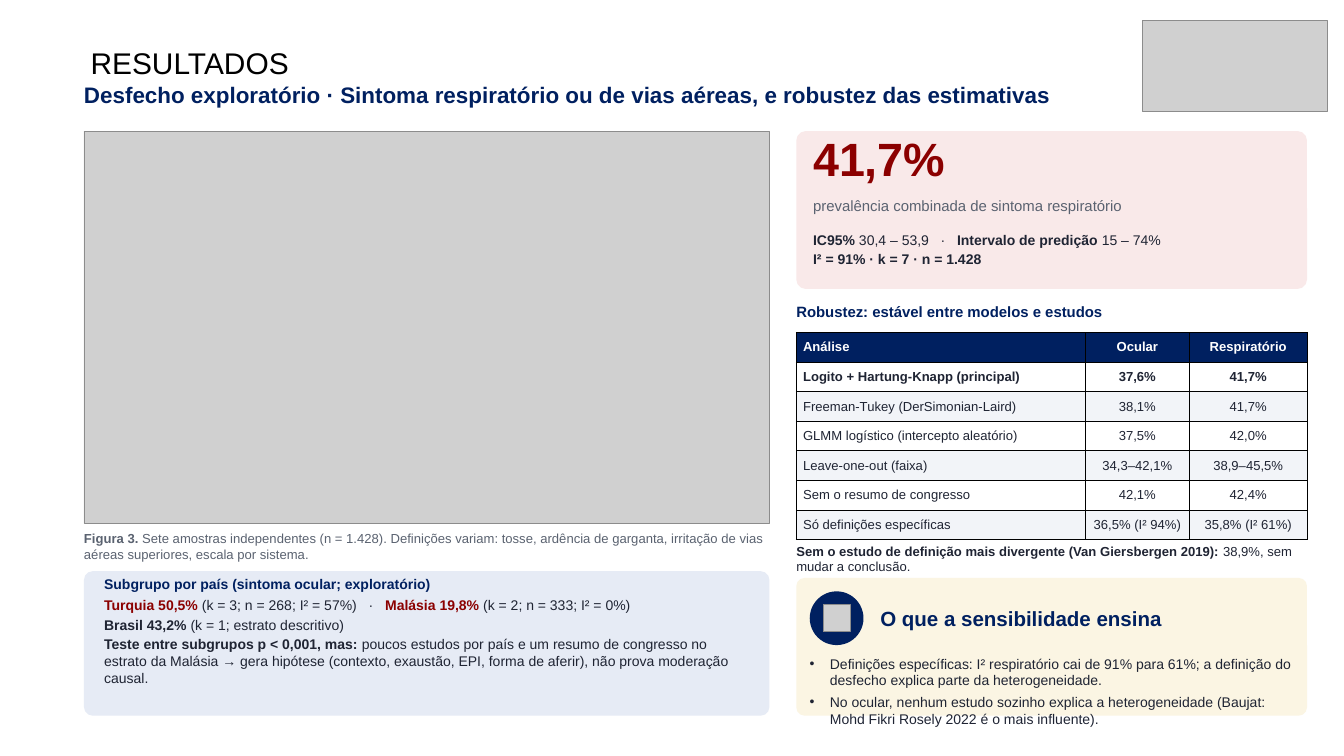
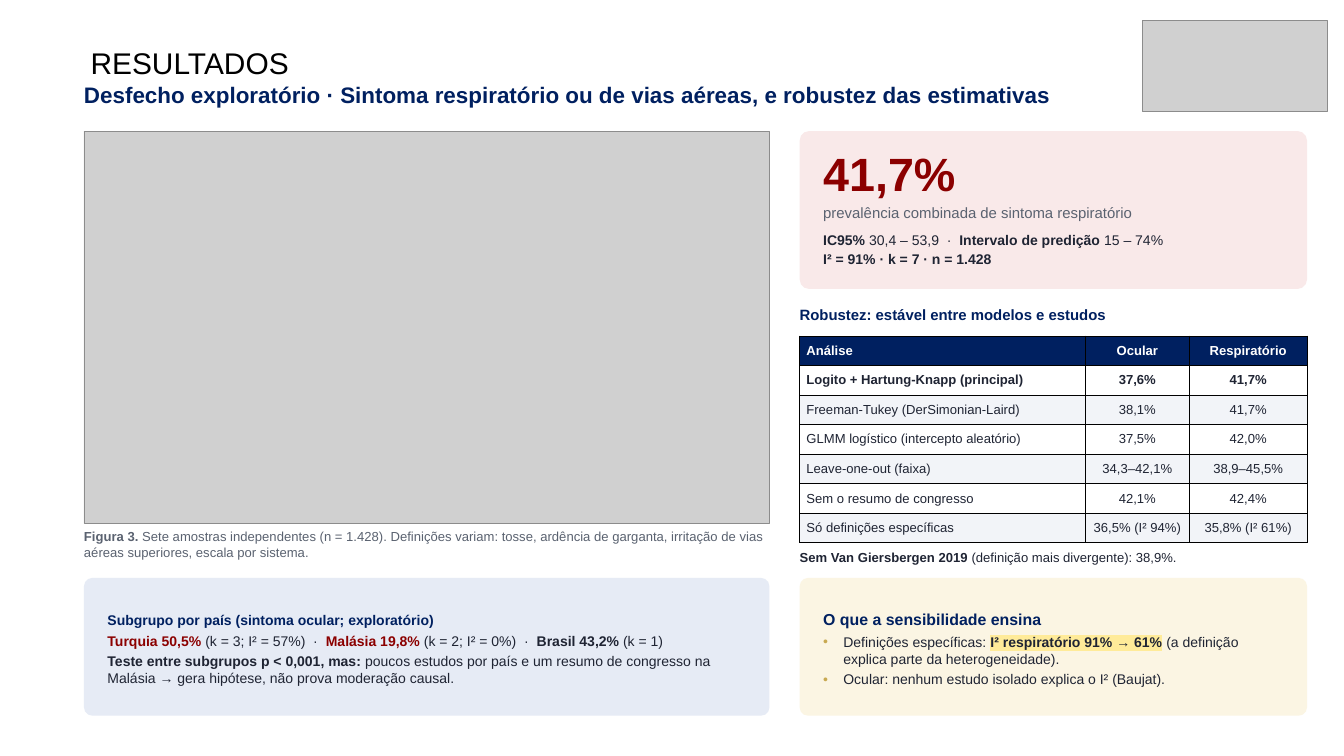
Before and after one commit to ravibuzz/IC-fumaca, a slide deck: slide 13 of apresentacao/SEMICA_Fumaca_Cirurgica_Baccaro.pptx (slide 12 before the commit). Drawn at 1344x756 pixels with LibreOffice and Linux fonts; fonts in the diff are those of the drawing; grey boxes stand for pictures; background and template pictures are left out. Boxes give left, top, right and bottom in pixels: in the first picture for what was removed or moved away, otherwise in the second. Text is boxed around its words. In the diff, an @@ line names an element or a change of style, - is before the commit and + after.

```diff
--- a/apresentacao/SEMICA_Fumaca_Cirurgica_Baccaro.pptx
+++ b/apresentacao/SEMICA_Fumaca_Cirurgica_Baccaro.pptx
@@ rounded rectangle resized from (x1=796, y1=131, x2=1307, y2=289) to (x1=800, y1=131, x2=1307, y2=289) @@
@@ text "41,7%" moved from (x1=813, y1=143, x2=945, y2=184) to (x1=823, y1=158, x2=955, y2=199) @@
@@ text "41,7%" at (x1=823, y1=158, x2=955, y2=199): line spacing 0.95 to 1 @@
@@ text "prevalência combinada de sintoma respiratório" moved from (x1=813, y1=200, x2=1121, y2=214) to (x1=823, y1=207, x2=1131, y2=221) @@
@@ text "prevalência combinada de sintoma respiratório" at (x1=823, y1=207, x2=1131, y2=221): line spacing 1.05 to 1 @@
@@ text "IC95% 30,4 – 53,9 · ..." rewrapped from (x1=813, y1=235, x2=1161, y2=264) to (x1=823, y1=235, x2=1163, y2=264) @@
@@ text "Robustez: estável entre modelos e ..." moved from (x1=796, y1=306, x2=1102, y2=317) to (x1=800, y1=309, x2=1106, y2=320) @@
@@ table resized from (x1=796, y1=333, x2=1307, y2=540) to (x1=800, y1=336, x2=1307, y2=543) @@
@@ text at (x1=800, y1=552, x2=1177, y2=565): text changed; bold off @@
-Sem o estudo de definição mais divergente (Van Giersbergen 2019): 38,9%, sem mudar a conclusão.
+Sem Van Giersbergen 2019 (definição mais divergente): 38,9%.
@@ rounded rectangle resized from (x1=84, y1=571, x2=769, y2=716) to (x1=84, y1=578, x2=769, y2=716) @@
@@ text "Subgrupo por país (sintoma ocular; ..." moved from (x1=104, y1=578, x2=728, y2=683) to (x1=107, y1=614, x2=711, y2=686) @@
@@ text "Subgrupo por país (sintoma ocular; ..." at (x1=107, y1=614, x2=711, y2=686): vertical alignment top to middle @@
@@ rounded rectangle resized from (x1=796, y1=578, x2=1307, y2=716) to (x1=800, y1=578, x2=1307, y2=716) @@
@@ ellipse removed at (x1=810, y1=591, x2=864, y2=645) @@
@@ text "O que a sensibilidade ensina" at (x1=823, y1=613, x2=1239, y2=687): vertical alignment top to middle @@
@@ text at (x1=823, y1=613, x2=1239, y2=687): text changed @@
-• Definições específicas: I² respiratório cai de 91% para 61%; a definição do desfecho explica parte da heterogeneidade.
-• No ocular, nenhum estudo sozinho explica a heterogeneidade (Baujat: Mohd Fikri Rosely 2022 é o mais influente).
+O que a sensibilidade ensina
+• Definições específicas: I² respiratório 91% → 61% (a definição explica parte da heterogeneidade).
+• Ocular: nenhum estudo isolado explica o I² (Baujat).
@@ picture removed at (x1=823, y1=605, x2=850, y2=632) @@
@@ text removed at (x1=880, y1=611, x2=1162, y2=631) @@
-O que a sensibilidade ensina
@@ text at (x1=107, y1=635, x2=711, y2=686): text changed @@
-Turquia 50,5% (k = 3; n = 268; I² = 57%) · Malásia 19,8% (k = 2; n = 333; I² = 0%)
-Brasil 43,2% (k = 1; estrato descritivo)
-Teste entre subgrupos p < 0,001, mas: poucos estudos por país e um resumo de congresso no estrato da Malásia → gera hipótese (contexto, exaustão, EPI, forma de aferir), não prova moderação causal.
+Turquia 50,5% (k = 3; I² = 57%) · Malásia 19,8% (k = 2; I² = 0%) · Brasil 43,2% (k = 1)
+Teste entre subgrupos p < 0,001, mas: poucos estudos por país e um resumo de congresso na Malásia → gera hipótese, não prova moderação causal.
```
Also in this commit, not shown: 18 other slides changed, 1 slide added, 26 other files.
